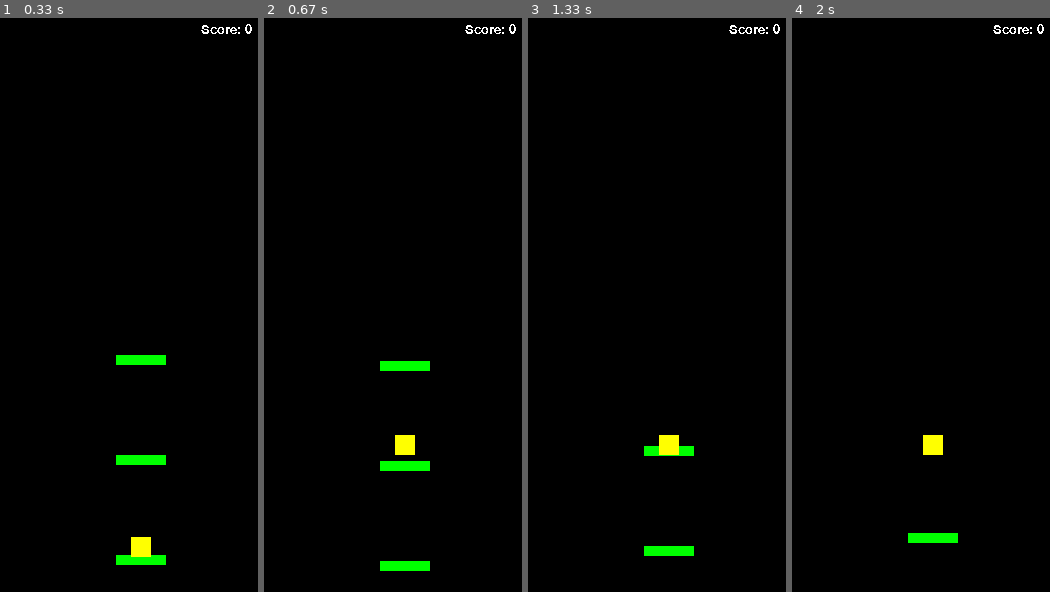
Above: before the commit, frames 1-4 (left to right).
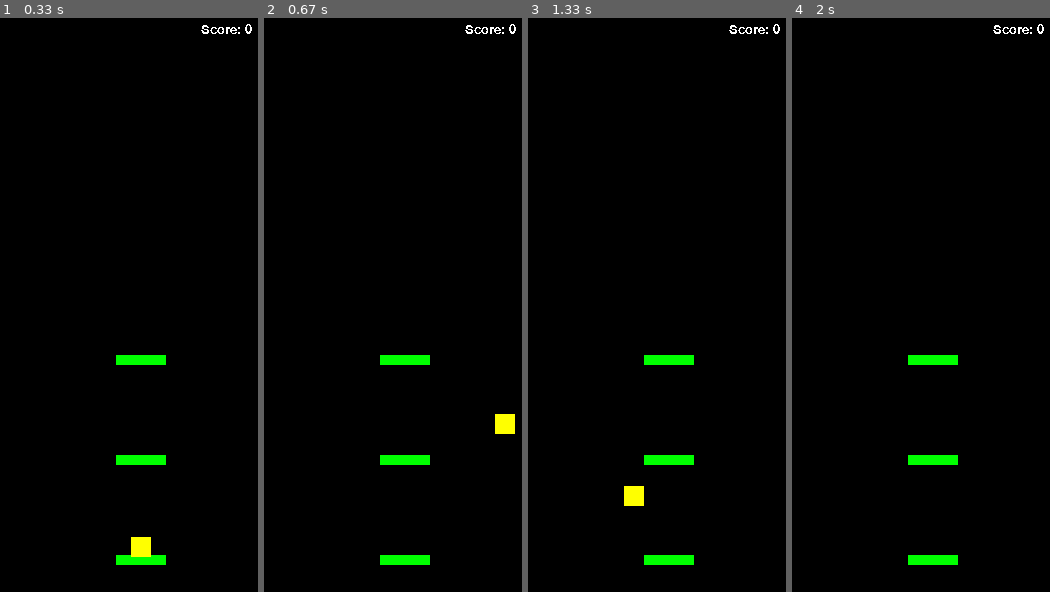
Above: after the commit, the same moments.

Repository: lolloz98/pygame_games
Game: pygame game, started from dodo_jump/main.py
Same seed, same stepped clock (60 frames per second), same inputs: the game is played once before the commit and once after it.
Inputs:
- Up to frame 1 (0.33 s): no input
- Up to frame 2 (0.67 s): hold D from 0.33 s (still down)
- Up to frame 3 (1.33 s): release D at 0.8 s; hold D 0.83-1.3 s
- Up to frame 4 (2 s): hold A 1.33-1.87 s

Frame 1 is identical in both runs. In frame 2, 1.8% of the frame differs, in the area x 44-98%, y 58-97%; in frame 3, 2.0%, in the area x 37-65%, y 58-96%; in frame 4, 1.6%.

Commit message:
DODO-JUMP Added player movement left and right

Diff:
--- a/dodo_jump/constants.py
+++ b/dodo_jump/constants.py
@@ -4,11 +4,12 @@
 tile_basic_color = '#00FF00'
 
 character_size = (20, 20)
-jump_force = 500
+jump_force = 550
 character_init_pos = (150, 500)
 character_color = '#FFFF00'
+character_x_vel = 300
 
 gravity = 1000
 max_fps = 60
 
-lift_screen_height = 450
+lift_screen_height = 400
--- a/dodo_jump/main.py
+++ b/dodo_jump/main.py
@@ -64,17 +64,23 @@
             else:
                 started = True
             if event.key == pygame.K_a:
-                pass
+                dodo.changeInDir(player.Dir.LEFT, pygame.KEYDOWN)
             if event.key == pygame.K_s:
                 pass
             if event.key == pygame.K_d:
-                pass
+                dodo.changeInDir(player.Dir.RIGHT, pygame.KEYDOWN)
             if event.key == pygame.K_f:
                 pass
+        if event.type == pygame.KEYUP:
+            if event.key == pygame.K_a:
+                dodo.changeInDir(player.Dir.LEFT, pygame.KEYUP)
+            if event.key == pygame.K_d:
+                dodo.changeInDir(player.Dir.RIGHT, pygame.KEYUP)
 
     screen.fill('#000000')
     text_surface = test_font.render('Score: ' + str(score), False, '#FFFFFF')
 
+    dodo.moveX(dt)
     dodo.moveY(dt, tile_manager.group)
     if dodo.rect.midbottom[1] < constants.lift_screen_height:
         diff = constants.lift_screen_height - dodo.rect.midbottom[1]
--- a/dodo_jump/player.py
+++ b/dodo_jump/player.py
@@ -1,5 +1,11 @@
 import pygame
 import constants
+from enum import Enum
+
+class Dir(Enum):
+    LEFT = -1
+    RIGHT = 1
+    NONE = 0
 
 
 class Player(pygame.sprite.Sprite):
@@ -16,6 +22,7 @@
         self.group = pygame.sprite.GroupSingle()
         self.group.add(self)
         self.curr_velocity_y = 0
+        self.x_dir = Dir.NONE
 
     def draw(self, screen):
         self.group.draw(screen)
@@ -32,3 +39,18 @@
                 self.curr_velocity_y = -constants.jump_force
         else:
             self.rect.y += self.curr_velocity_y * dt
+
+    def changeInDir(self, dir, pygameEvent):
+        if pygameEvent == pygame.KEYDOWN:
+            self.x_dir = dir
+        else:
+            # we only care about the unpressing of the last button
+            if dir == self.x_dir:
+                self.x_dir = Dir.NONE
+
+    def moveX(self, dt):
+        self.rect.midbottom = (self.rect.midbottom[0] + self.x_dir.value * constants.character_x_vel * dt, self.rect.midbottom[1])
+        if self.rect.midleft[0] > constants.screen_size[0]:
+            self.rect.midbottom = (0, self.rect.midbottom[1])
+        if self.rect.midright[0] < 0:
+            self.rect.midbottom = (constants.screen_size[0], self.rect.midbottom[1])
